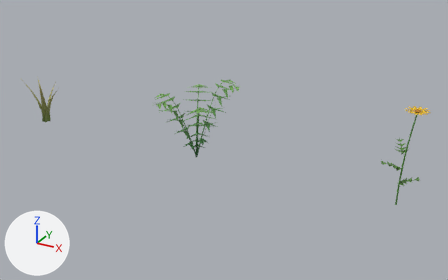
A saved change to the glTF model src/assets/plants.glb.
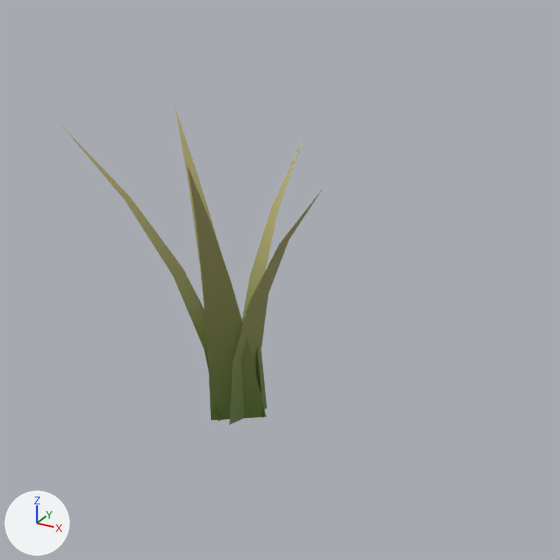
Each version appears first from a camera (50 mm lens) standing at (0.744, -0.721, 0.398) and looking at (0.281, 0.12, -0.022), and next in a close-up on the part from 3% to 21% of the width and 21% to 51% of the height. The lights are fixed; the arrows at lower left show +X, +Y and +Z. The older version's two pictures come first. Vertices at exactly the same position are counted once.

Objects in the first close-up: 'grass'.
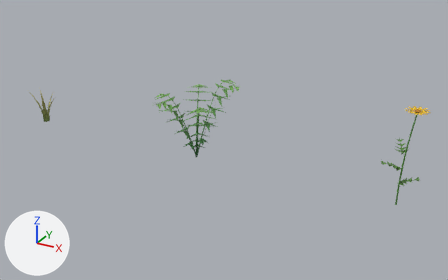
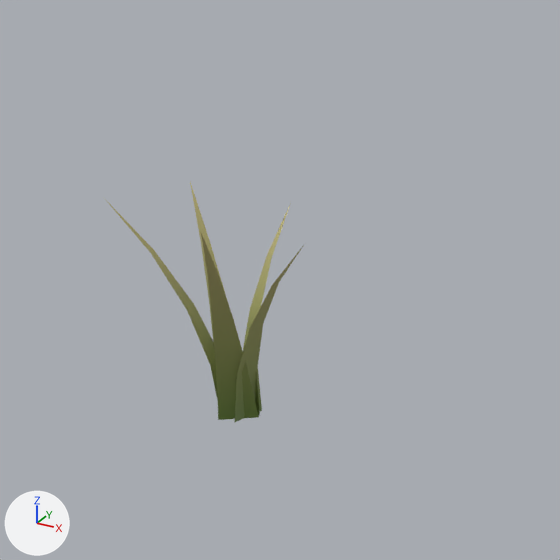
Pixel boxes [x1, y1, x2, y2] of what changed, in the close-ups (560 x 560 px; the box of a moved part takes in the faces that stretch with it):
```json
{"object": "grass", "change": "reshaped", "before": [63, 107, 322, 425], "after": [104, 182, 304, 423], "on screen": "23% narrower, 24% shorter"}
{"part": 1, "of": "me_grass", "change": "moved or reshaped", "before": [229, 190, 322, 425], "after": [234, 245, 304, 423]}
{"part": 2, "of": "me_grass", "change": "moved or reshaped", "before": [187, 165, 266, 420], "after": [201, 233, 259, 420]}
{"part": 3, "of": "me_grass", "change": "moved or reshaped", "before": [63, 107, 304, 421], "after": [104, 182, 291, 416]}
```

Edits to the scene script, one JSON object a line:
```json
{"block": "me_grass", "where": "# used by ob_grass; location = (0.0, 0.0, 0.0)"}
{"op": "remove", "block": "me_grass", "code": "me_grass.from_pydata(...)  # 45 vertices, 35 faces; spans x -0.0362..0.0384, y -0.0308..0.0252, z 0.0..0.0789"}
{"op": "add", "block": "me_grass", "code": "me_grass.from_pydata(...)  # 45 vertices, 35 faces; spans x -0.0281..0.0302, y -0.0237..0.0199, z 0.0..0.0593"}
{"block": "me_grass", "change": "me_grass part 1: the loose piece of 9 vertices spanning x 0.0028..0.0384, y -0.0065..0.0063, z 0.0..0.0668 is scaled about its middle by (0.766, 0.731, 0.766), then moved by (-0.0041, 0.0, -0.0078)"}
{"block": "me_grass", "change": "me_grass part 2: the loose piece of 9 vertices spanning x -0.0034..0.0248, y -0.0308..0.0019, z 0.0..0.0789 is scaled about its middle by (0.748, 0.75, 0.751), then moved by (-0.0022, 0.003, -0.0098)"}
{"block": "me_grass", "change": "me_grass part 3: 27 of 45 vertices moved; they spanned x -0.0362..0.008, y -0.012..0.0252, z 0.0..0.0743 and now span x -0.0281..0.0063, y -0.0093..0.0199, z 0.0..0.0562; mean shift (0.0012, -0.0006, -0.0077); largest move (-0.0362, -0.012, 0.0743) -> (-0.0281, -0.0093, 0.0562)"}
```
